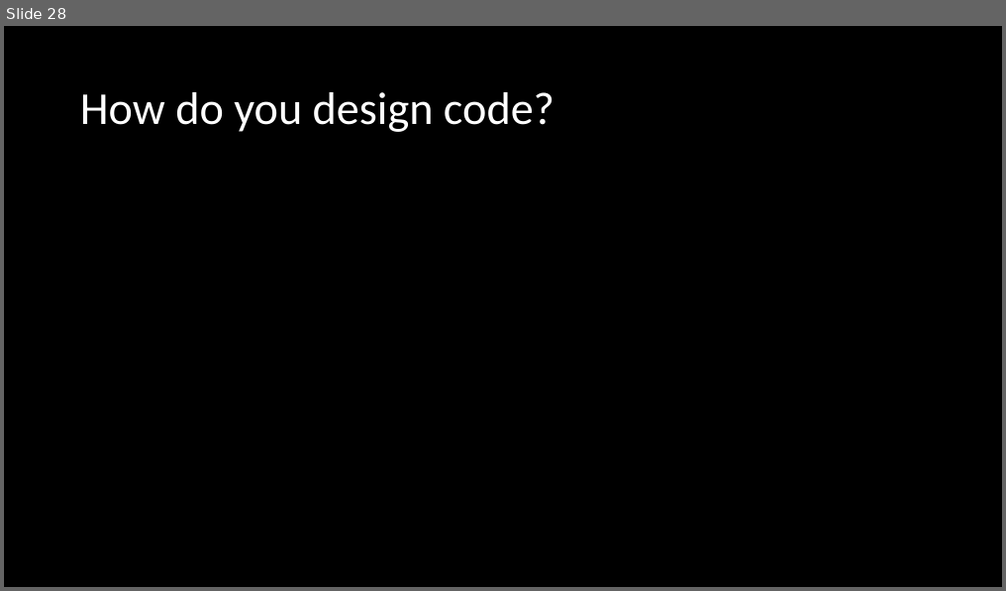
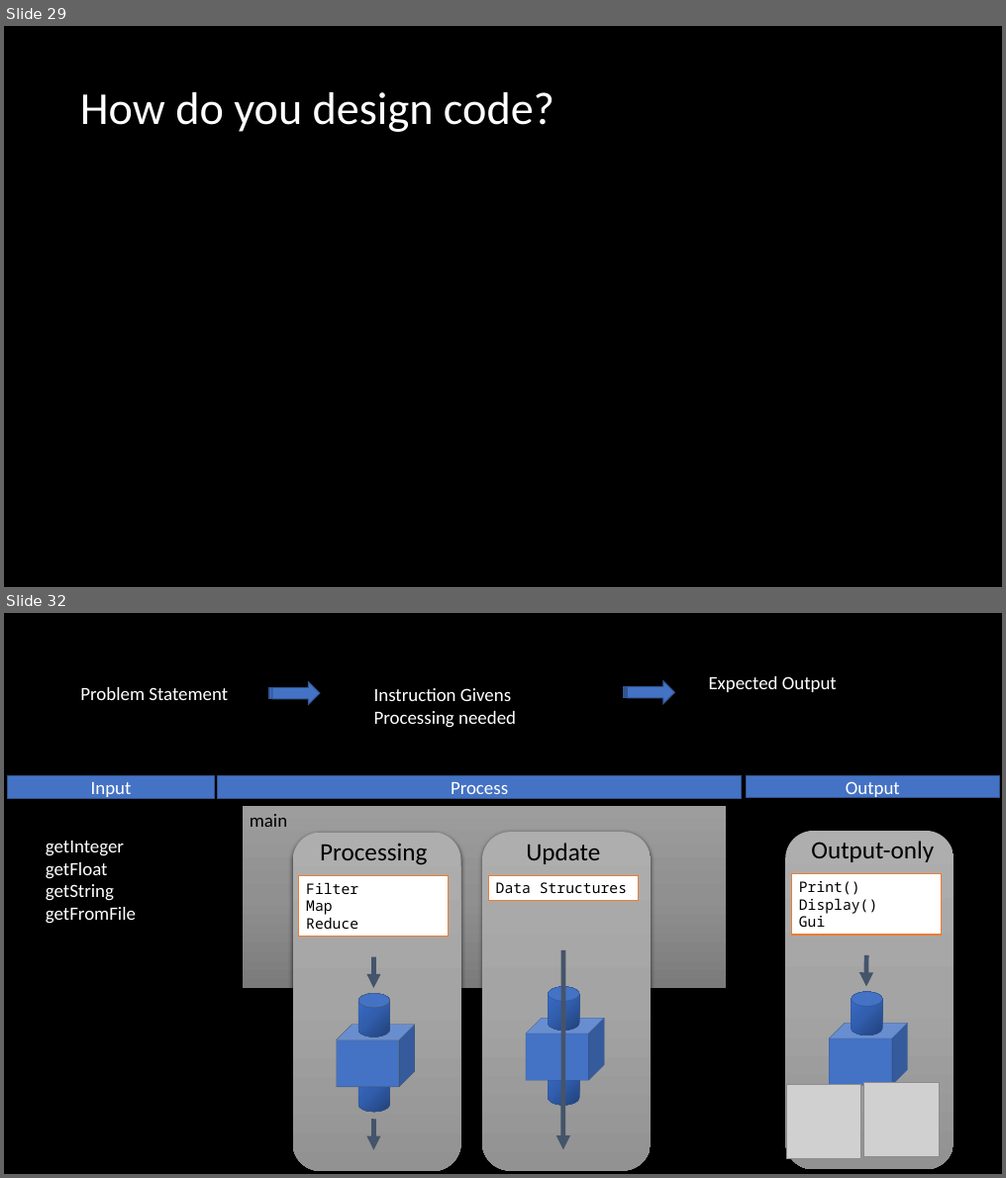
Before and after one commit to BroClements/CSE210ProgwClasses, a slide deck: CSE210Wk01ProgrammingTools.pptx. Shown one above the other, each under a label of ours: slide 28 before the commit, slides 29 and 32 after it; the slides between them are not shown. The pictures are 1006x591 and 1006x1178 pixels, drawn with LibreOffice and Linux fonts; fonts in the diff are those of the drawing; grey boxes stand for pictures. Boxes give left, top, right and bottom in pixels: in the first picture for what was removed or moved away, otherwise in the second. Text is boxed around its words. In the diff, an @@ line names an element or a change of style, - is before the commit and + after.

```diff
--- a/CSE210Wk01ProgrammingTools.pptx
+++ b/CSE210Wk01ProgrammingTools.pptx
@@ slide 32 added at <box>4,613,1002,1174</box>, background #000000 @@
@@ text added at <box>80,687,228,700</box>, 18 pt, text #FFFFFF @@
+Problem Statement
@@ striped right arrow added at <box>269,682,320,704</box>, fill #4472C4, outline #325491 1 pt @@
@@ text added at <box>374,688,516,728</box>, 18 pt, text #FFFFFF @@
+Instruction Givens
+Processing needed
@@ striped right arrow added at <box>624,681,675,703</box>, fill #4472C4, outline #325491 1 pt @@
@@ text added at <box>709,676,837,692</box>, 18 pt, text #FFFFFF @@
+Expected Output
@@ rectangle added at <box>8,776,215,799</box>, fill #4472C4, outline #325491 1 pt, 18 pt, text #FFFFFF @@
+Input
@@ rectangle added at <box>218,776,742,799</box>, fill #4472C4, outline #325491 1 pt, 18 pt, text #FFFFFF @@
+Process
@@ rectangle added at <box>746,775,1000,798</box>, fill #4472C4, outline #325491 1 pt, 18 pt, text #FFFFFF @@
+Output
@@ rectangle added at <box>242,805,727,989</box>, fill gradient #9D9D9D to #909090 to #7C7C7C, outline #000000 0.5 pt, 18 pt, text #000000 @@
+main
@@ text added at <box>46,841,136,924</box>, 18 pt, text #FFFFFF @@
+getInteger
+getFloat
+getString
+getFromFile
@@ group added at <box>482,833,650,1171</box>: 2 cylinders, 1 rounded rectangle, 1 text, 1 rectangle, 1 cube, 1 ellipse, 1 arrow @@
+Update
+Data Structures
@@ group added at <box>785,831,954,1170</box>: 2 pictures, 1 rounded rectangle, 1 cube, 1 cylinder, 1 ellipse, 1 arrow, 1 text, 1 rectangle @@
+Output-only
+Print()
+Display()
+Gui
@@ group added at <box>293,833,461,1171</box>: 2 cylinders, 2 arrows, 1 rounded rectangle, 1 text, 1 rectangle, 1 cube, 1 ellipse @@
+Processing
+Filter
+Map
+Reduce
@@ what was slide 28 is now slide 29 @@
```
Also in this commit, not shown: 1 slide changed, 23 other slides added.
